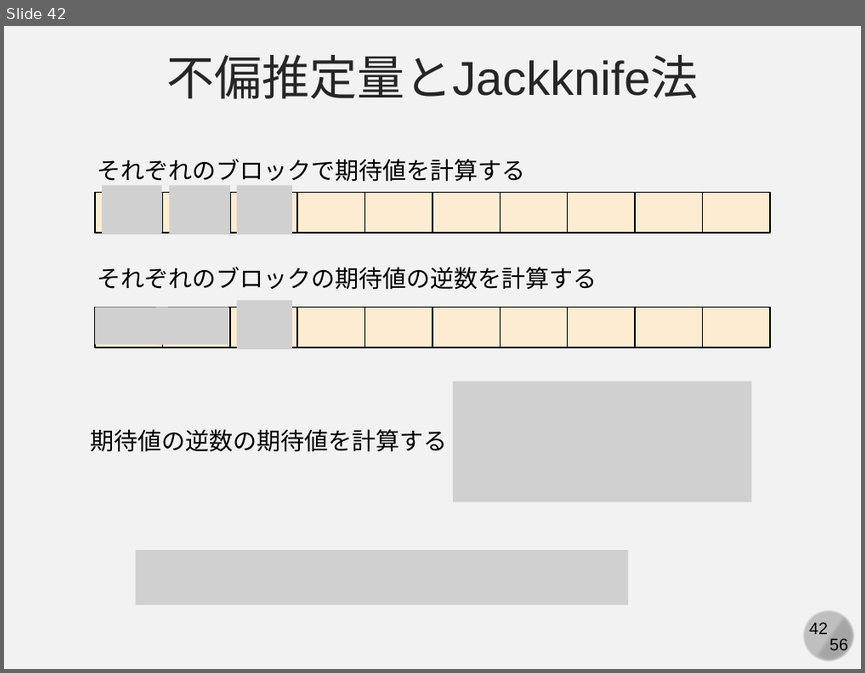
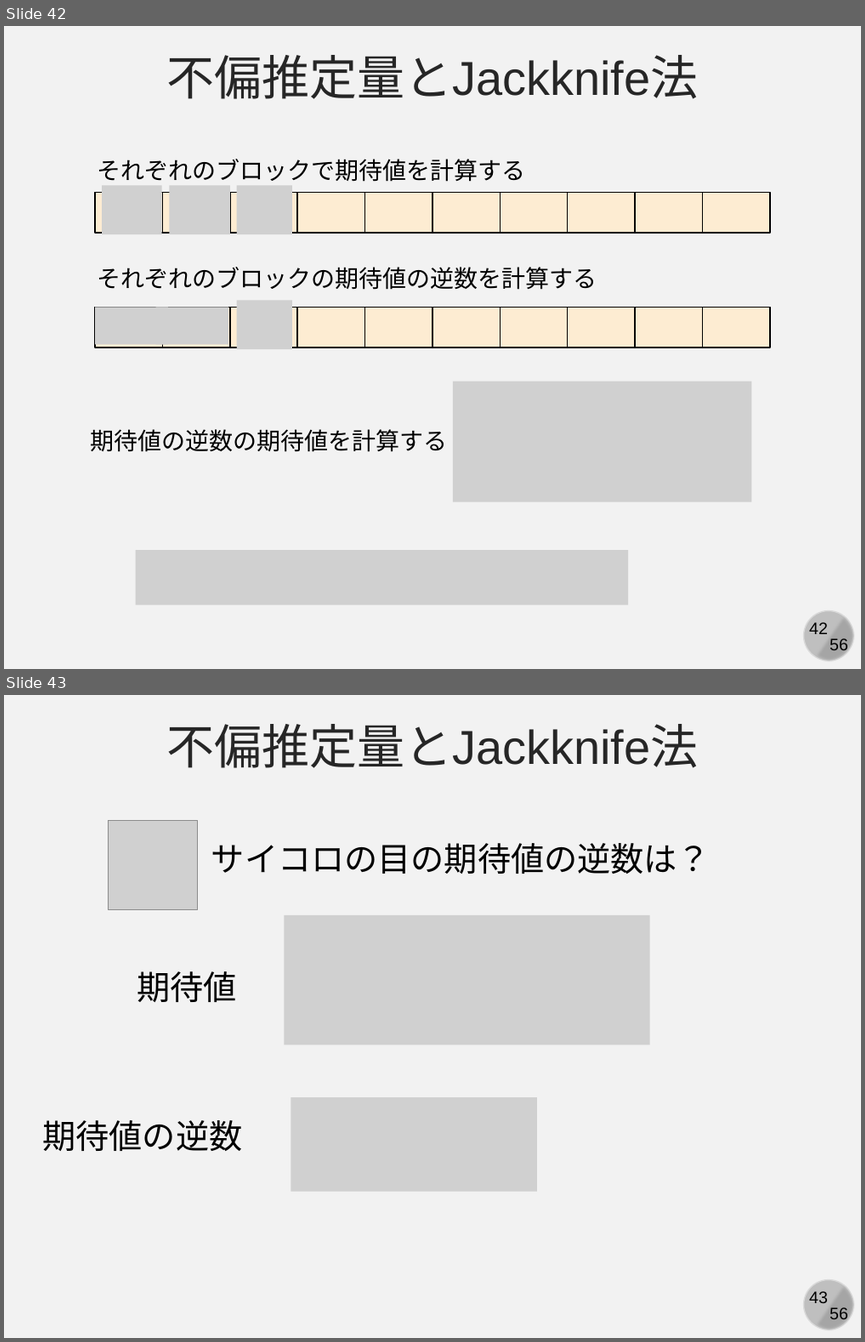
Before and after one commit to kaityo256/simulation_engineering, a slide deck: 03_mc_advanced/simulation03.pptx. Shown one above the other, each under a label of ours: slide 42 before the commit, slides 42 and 43 after it. The pictures are 865x673 and 865x1342 pixels, drawn with LibreOffice and Linux fonts; fonts in the diff are those of the drawing; grey boxes stand for pictures. Boxes give left, top, right and bottom in pixels: in the first picture for what was removed or moved away, otherwise in the second. Text is boxed around its words. In the diff, an @@ line names an element or a change of style, - is before the commit and + after.

```diff
--- a/03_mc_advanced/simulation03.pptx
+++ b/03_mc_advanced/simulation03.pptx
@@ slide 43 added at [4,695,861,1338], background #F2F2F2; not listed: 4 template elements that a slide beside it also shows @@
@@ text added at [167,724,698,768], 40 pt, text #262626 @@
+不偏推定量とJackknife法
@@ picture added at [109,821,198,910] @@
@@ text added at [211,843,710,873], 28 pt, text #000000 @@
+サイコロの目の期待値の逆数は？
@@ picture added at [284,915,650,1044] @@
@@ text added at [137,971,237,1002], 28 pt, text #000000 @@
+期待値
@@ picture added at [291,1097,537,1191] @@
@@ text added at [43,1120,243,1151], 28 pt, text #000000 @@
+期待値の逆数
```
Also in this commit, not shown: 1 slide changed, 1 other slide added, 4 other files.
